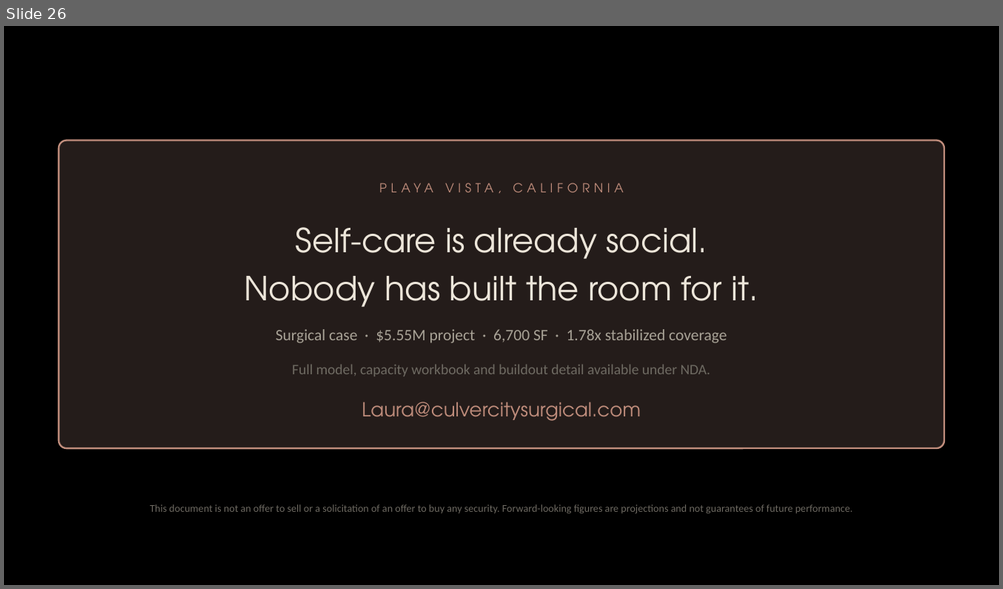
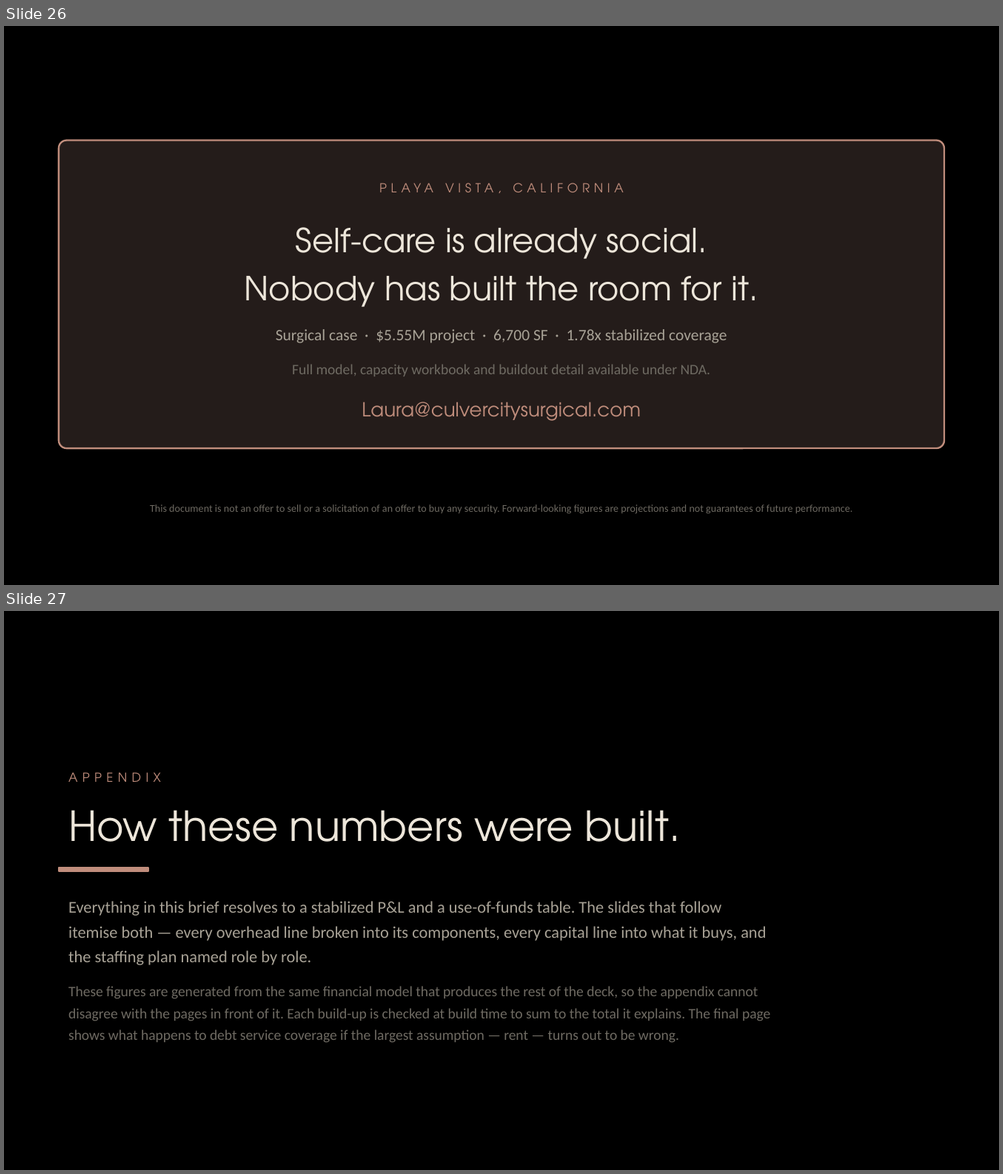
Before and after one commit to apexalpha811/lkwellness_OR, a slide deck: L-K-Wellness-Surgical-5.55M.pptx. Shown one above the other, each under a label of ours: slide 26 before the commit, slides 26 and 27 after it. The pictures are 1003x589 and 1003x1174 pixels, drawn with LibreOffice and Linux fonts; fonts in the diff are those of the drawing. Boxes give left, top, right and bottom in pixels: in the first picture for what was removed or moved away, otherwise in the second. Text is boxed around its words. In the diff, an @@ line names an element or a change of style, - is before the commit and + after.

```diff
--- a/L-K-Wellness-Surgical-5.55M.pptx
+++ b/L-K-Wellness-Surgical-5.55M.pptx
@@ slide 27 added at (4, 611, 999, 1170), background #000000 @@
@@ text added at (68, 772, 161, 782), 9 pt, text #C08D7C @@
+APPENDIX
@@ text added at (68, 810, 680, 842), 30 pt, text #EDE6DA @@
+How these numbers were built.
@@ rectangle added at (59, 868, 148, 871), fill #C08D7C, outline #C08D7C 1 pt @@
@@ text added at (68, 901, 765, 965), 12 pt, text #A8A296 @@
+Everything in this brief resolves to a stabilized P&L and a use-of-funds table. The slides that follow itemise both — every overhead line broken into its components, every capital line into what it buys, and the staffing plan named role by role.
@@ text added at (68, 986, 770, 1042), 10.5 pt, text #6E6A62 @@
+These figures are generated from the same financial model that produces the rest of the deck, so the appendix cannot disagree with the pages in front of it. Each build-up is checked at build time to sum to the total it explains. The final page shows what happens to debt service coverage if the largest assumption — rent — turns out to be wrong.
```
Also in this commit, not shown: 8 other slides added, 1 other file.
